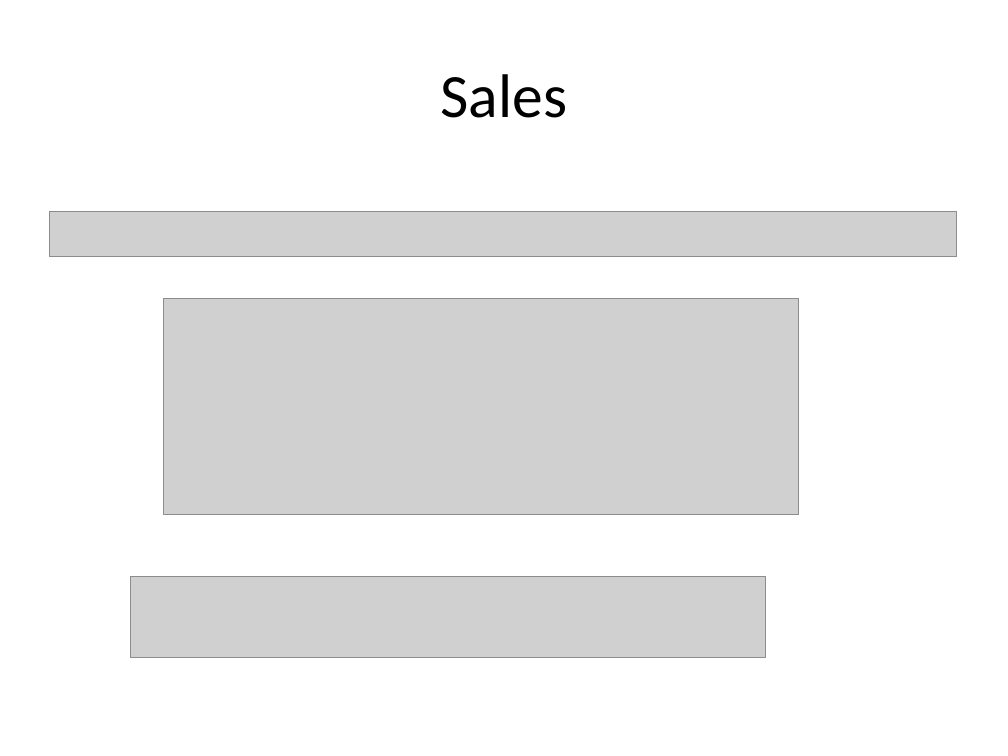
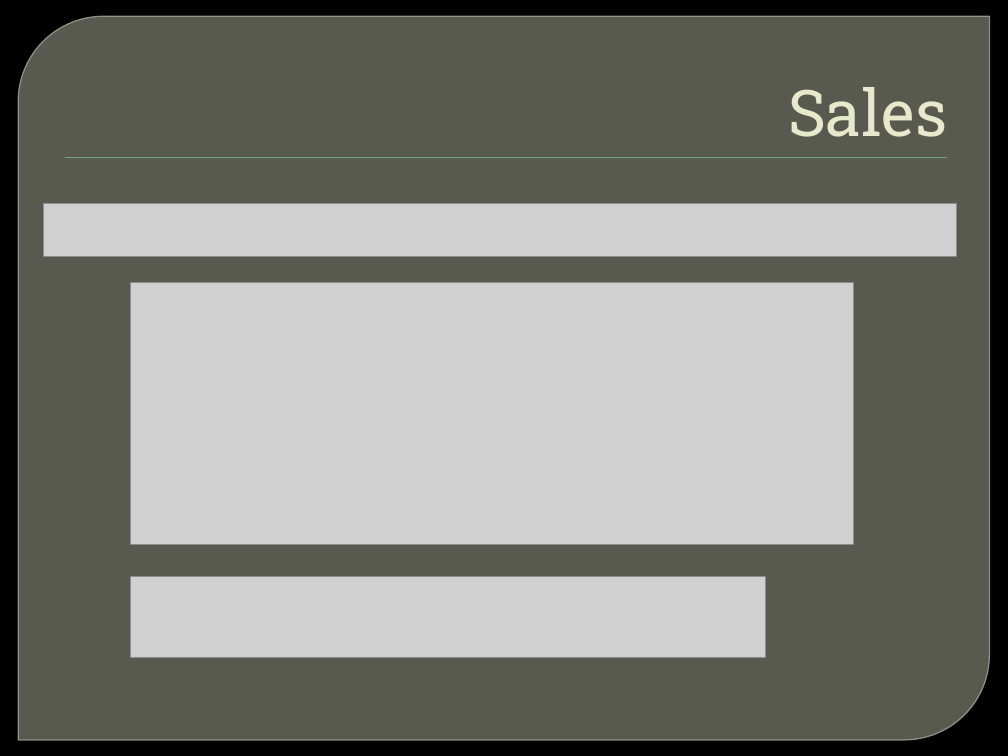
Before and after one commit to Mediagroup5/BarrocIt, a slide deck: slide 10 of barroc_Presentation.pptm. Drawn at 1008x756 pixels with LibreOffice and Linux fonts; fonts in the diff are those of the drawing; grey boxes stand for pictures; background and template pictures are left out. Boxes give left, top, right and bottom in pixels: in the first picture for what was removed or moved away, otherwise in the second. Text is boxed around its words. In the diff, an @@ line names an element or a change of style, - is before the commit and + after.

```diff
--- a/barroc_Presentation.pptm
+++ b/barroc_Presentation.pptm
@@ background #FFFFFF to picture (left out) @@
@@ round diag rect added at [18,16,990,740], fill #888B7B at 65% opacity, outline #9DA090 0.87 pt @@
@@ title "Sales" at [788,87,947,137]: size 44 to 46 pt, font Calibri to Roboto Slab, text colour #000000 to #E7EACB; alignment centre to right; indent changed; vertical alignment middle to bottom @@
@@ rectangle added at [65,157,947,158], fill #72A376 @@
@@ picture: place and size @@
-picture at [49,212,957,257]
+picture at [43,204,957,257]
@@ picture: place and size @@
-picture at [164,298,799,515]
+picture at [131,283,854,545]
```
Also in this commit, not shown: 15 other slides changed, 1 slide added, 1 other file.
